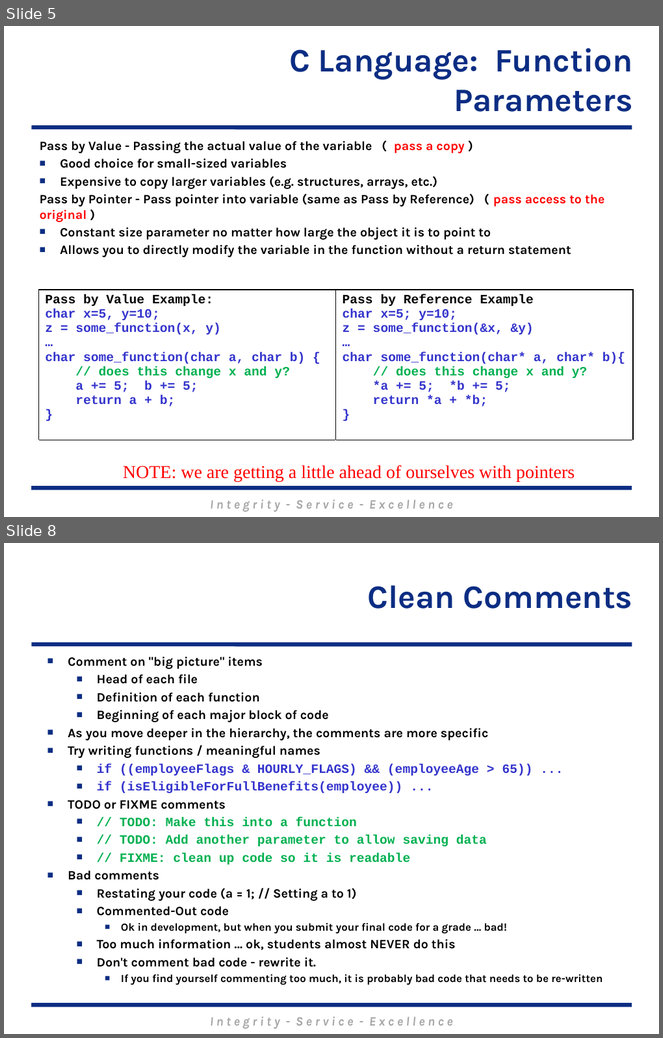
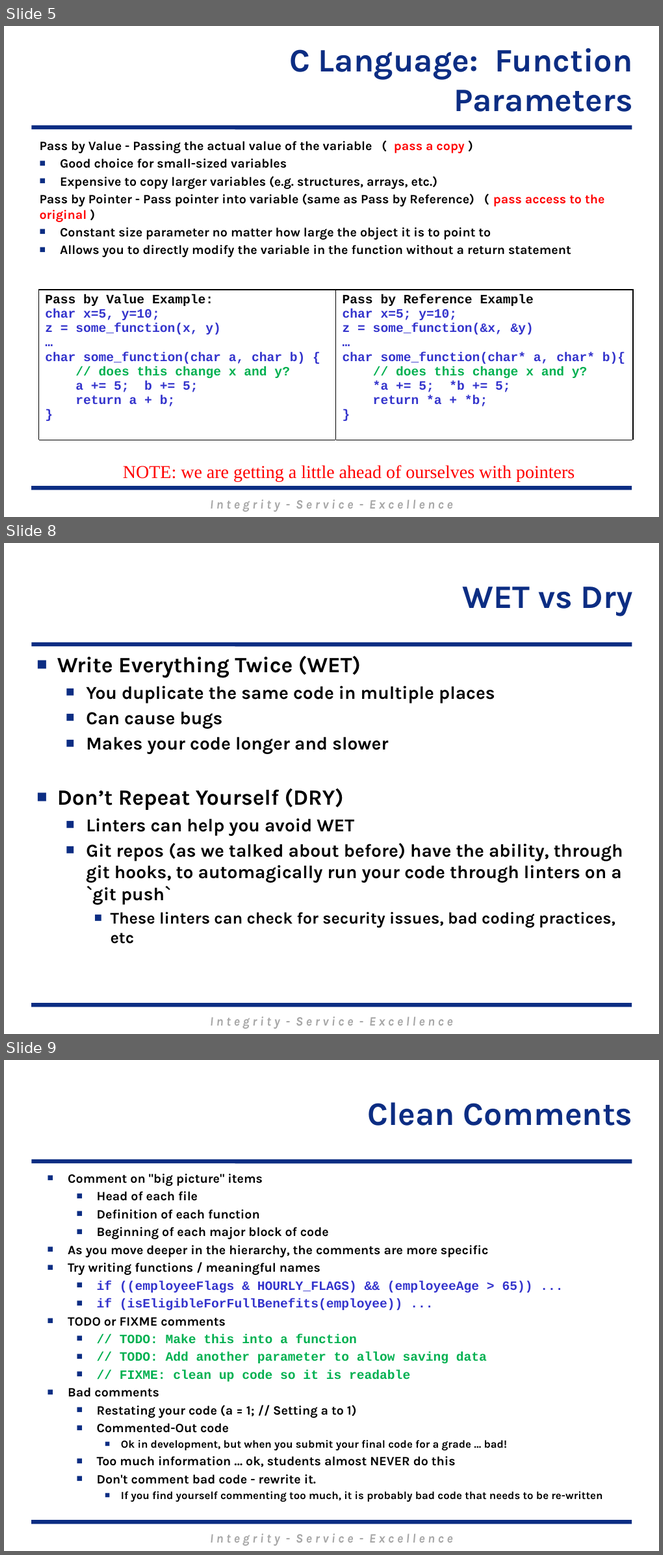
Before and after one commit to MarsUniversity/ECE382, a slide deck: source/lessons/lsn21/Lsn21.pptx. Shown one above the other, each under a label of ours: slides 5 and 8 before the commit, slides 5, 8 and 9 after it; the slides between them are not shown. The pictures are 663x1038 and 663x1555 pixels, drawn with LibreOffice and Linux fonts; fonts in the diff are those of the drawing; background and template pictures are left out. Boxes give left, top, right and bottom in pixels: in the first picture for what was removed or moved away, otherwise in the second. Text is boxed around its words. In the diff, an @@ line names an element or a change of style, - is before the commit and + after.

```diff
--- a/source/lessons/lsn21/Lsn21.pptx
+++ b/source/lessons/lsn21/Lsn21.pptx
@@ slide 8 added at (x1=4, y1=543, x2=659, y2=1034), background #FFFFFF; not listed: 3 template elements that a slide beside it also shows @@
@@ title added at (x1=463, y1=587, x2=633, y2=616), 36 pt, text #0C2D83, bold @@
+WET vs Dry
@@ text added at (x1=57, y1=656, x2=623, y2=944), 20 pt, text #000000, bold @@
+■ Write Everything Twice (WET)
+  ■ You duplicate the same code in multiple places
+  ■ Can cause bugs
+  ■ Makes your code longer and slower
+■ Don’t Repeat Yourself (DRY)
+  ■ Linters can help you avoid WET
+  ■ Git repos (as we talked about before) have the ability, through git hooks, to automagically run your code through linters on a `git push`
+    ■ These linters can check for security issues, bad coding practices, etc
@@ what was slide 8 is now slide 9 @@
```
Also in this commit, not shown: 3 slides changed, 1 other slide added, 10 other files.
